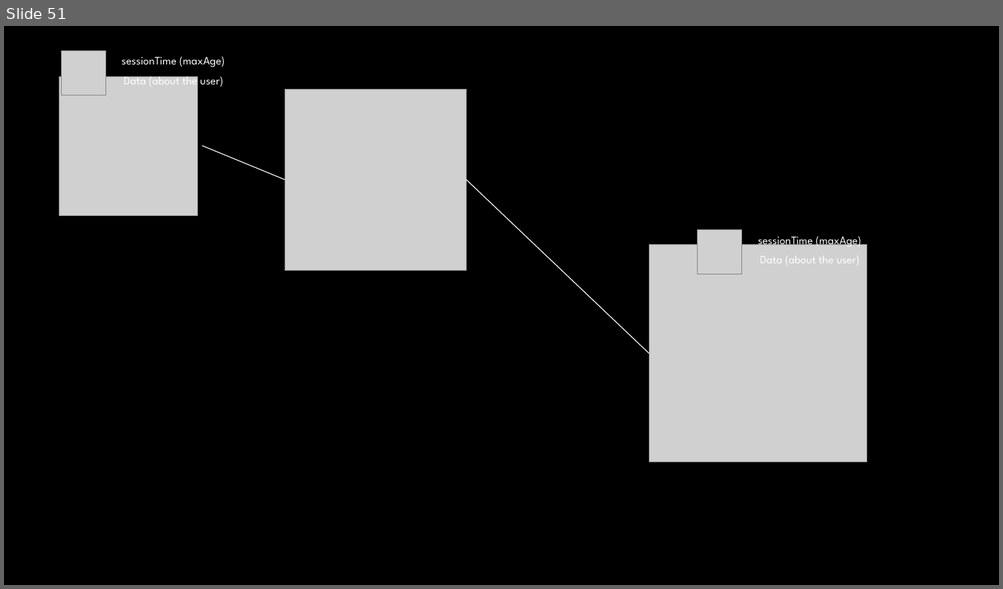
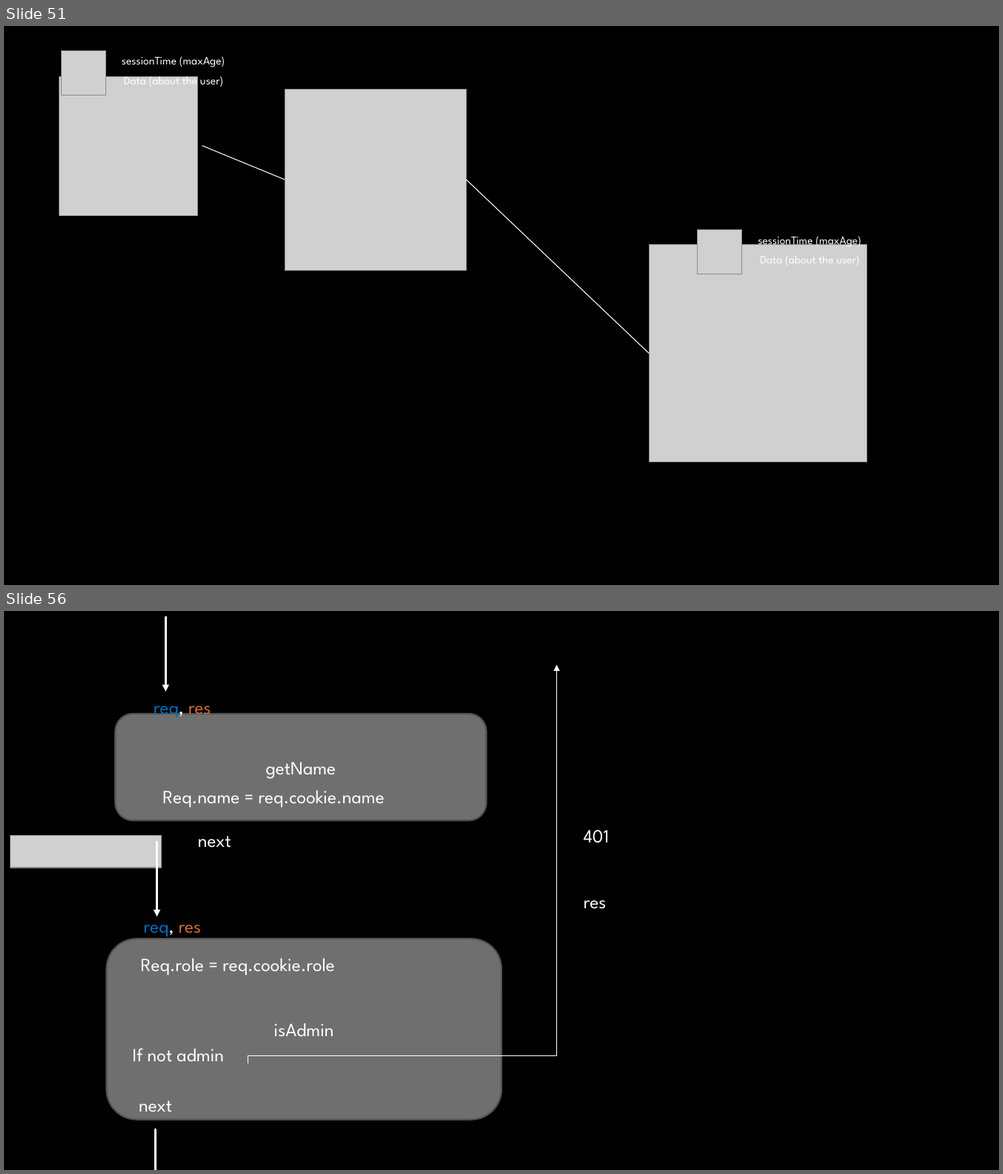
Before and after one commit to talyaron/fullstack-itc-may21, a slide deck: 05-Node/03-express/00-presentation/express-recap.pptx. Shown one above the other, each under a label of ours: slide 51 before the commit, slides 51 and 56 after it; the slides between them are not shown. The pictures are 1003x589 and 1003x1174 pixels, drawn with LibreOffice and Linux fonts; fonts in the diff are those of the drawing; grey boxes stand for pictures; background and template pictures are left out. Boxes give left, top, right and bottom in pixels: in the first picture for what was removed or moved away, otherwise in the second. Text is boxed around its words. In the diff, an @@ line names an element or a change of style, - is before the commit and + after.

```diff
--- a/05-Node/03-express/00-presentation/express-recap.pptx
+++ b/05-Node/03-express/00-presentation/express-recap.pptx
@@ slide 56 added at box(4, 611, 999, 1170), background picture (left out) @@
@@ arrow added from (166, 617) to (166, 692), #FFFFFF 2.25 pt @@
@@ elbow arrow added from (248, 1064) to (557, 665), #FFFFFF 0.75 pt @@
@@ rounded rectangle added at box(115, 714, 486, 820), fill #6F6F6F, outline #525252 1.5 pt, 18 pt, text #FFFFFF @@
+getName
@@ text added at box(153, 706, 210, 720), 18 pt, text #0070C0 @@
+req, res
@@ text added at box(162, 790, 384, 807), 18 pt, text #FFFFFF @@
+Req.name = req.cookie.name
@@ text added at box(583, 830, 609, 843), 18 pt, text #FFFFFF @@
+401
@@ picture added at box(10, 835, 162, 868) @@
@@ arrow added from (157, 843) to (157, 917), #FFFFFF 2.25 pt @@
@@ text added at box(198, 836, 231, 848), 18 pt, text #FFFFFF @@
+next
@@ text added at box(144, 914, 201, 940), 18 pt, text #0070C0 @@
+req, res
@@ text added at box(583, 900, 606, 909), 18 pt, text #FFFFFF @@
+res
@@ rounded rectangle added at box(106, 940, 501, 1121), fill #6F6F6F, outline #525252 1.5 pt, 18 pt, text #FFFFFF @@
+isAdmin
@@ text added at box(141, 958, 335, 975), 18 pt, text #FFFFFF @@
+Req.role = req.cookie.role
@@ text added at box(133, 1048, 224, 1062), 18 pt, text #FFFFFF @@
+If not admin
@@ text added at box(139, 1101, 172, 1112), 18 pt, text #FFFFFF @@
+next
@@ arrow added from (156, 1130) to (156, 1170), #FFFFFF 2.25 pt @@
```
Also in this commit, not shown: 6 other slides added, 5 other files.
